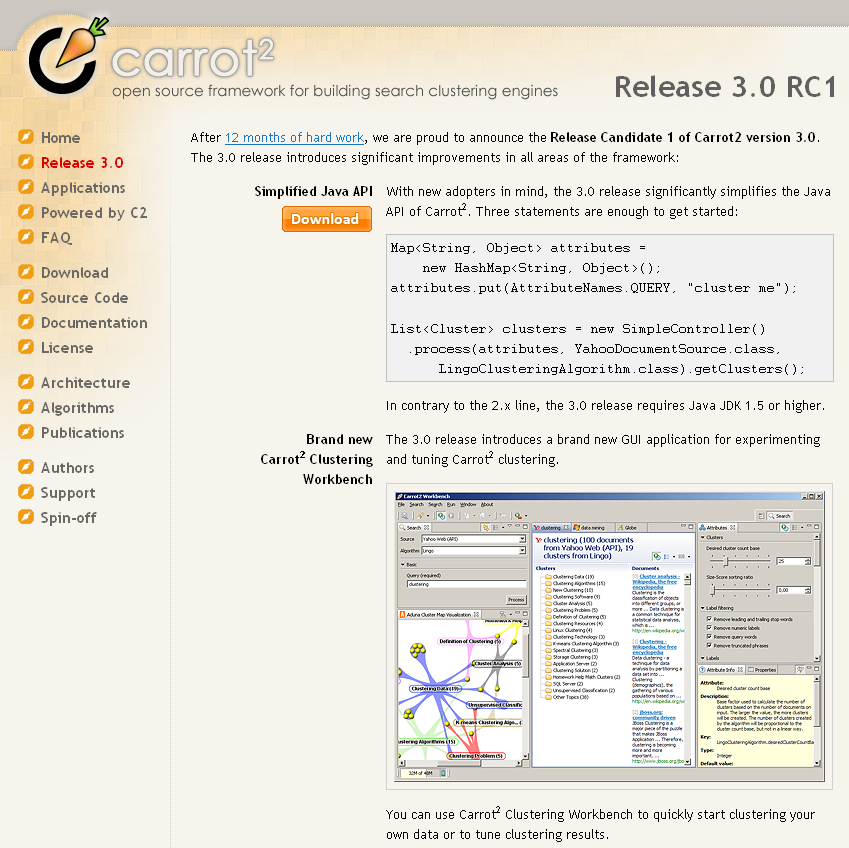
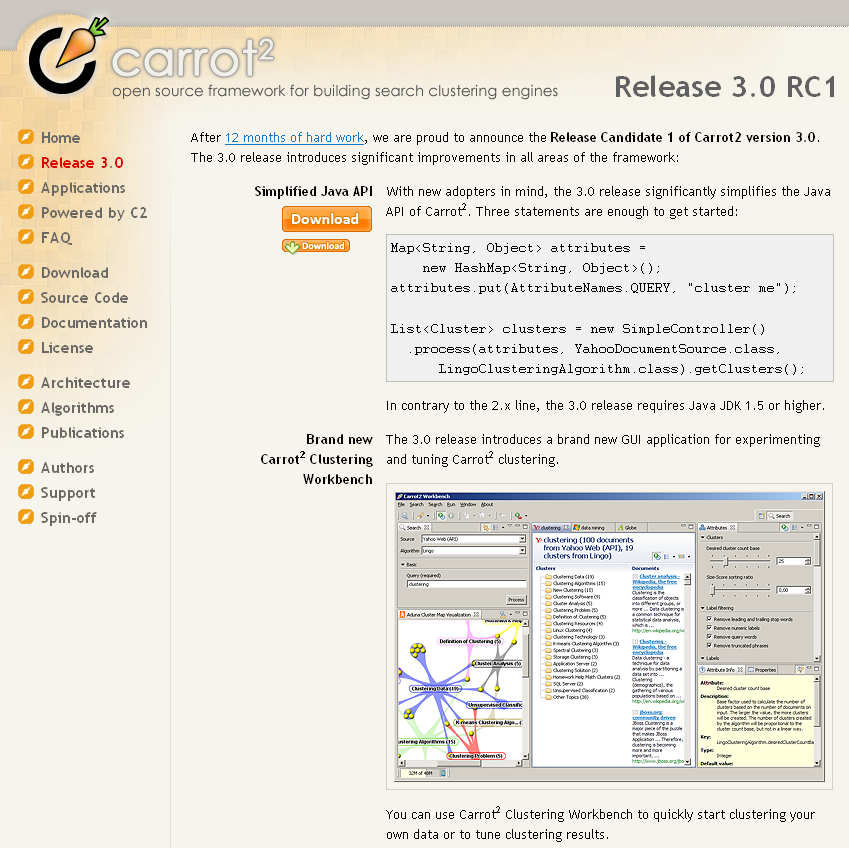
Two versions of the same layered image (849x848). Layer-by-layer changes:
added layer "Download" (1st of 2) above "Warstwa 3" over 302, 242, 344, 250
added layer "Warstwa 3" above "Warstwa 2 kopia" over 285, 241, 300, 254
added layer "Warstwa 2 kopia" above "Download" over 282, 239, 350, 252
